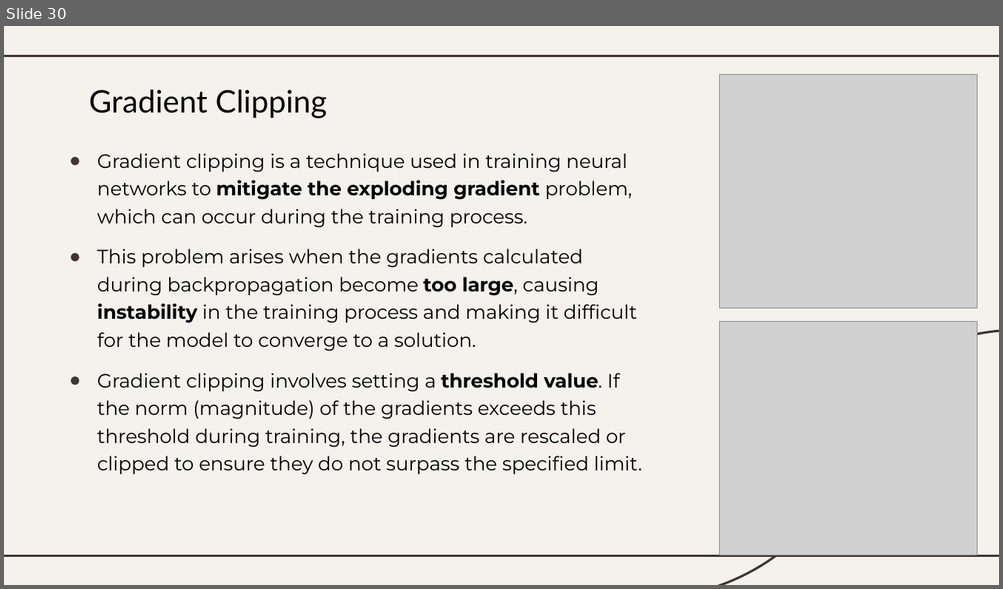
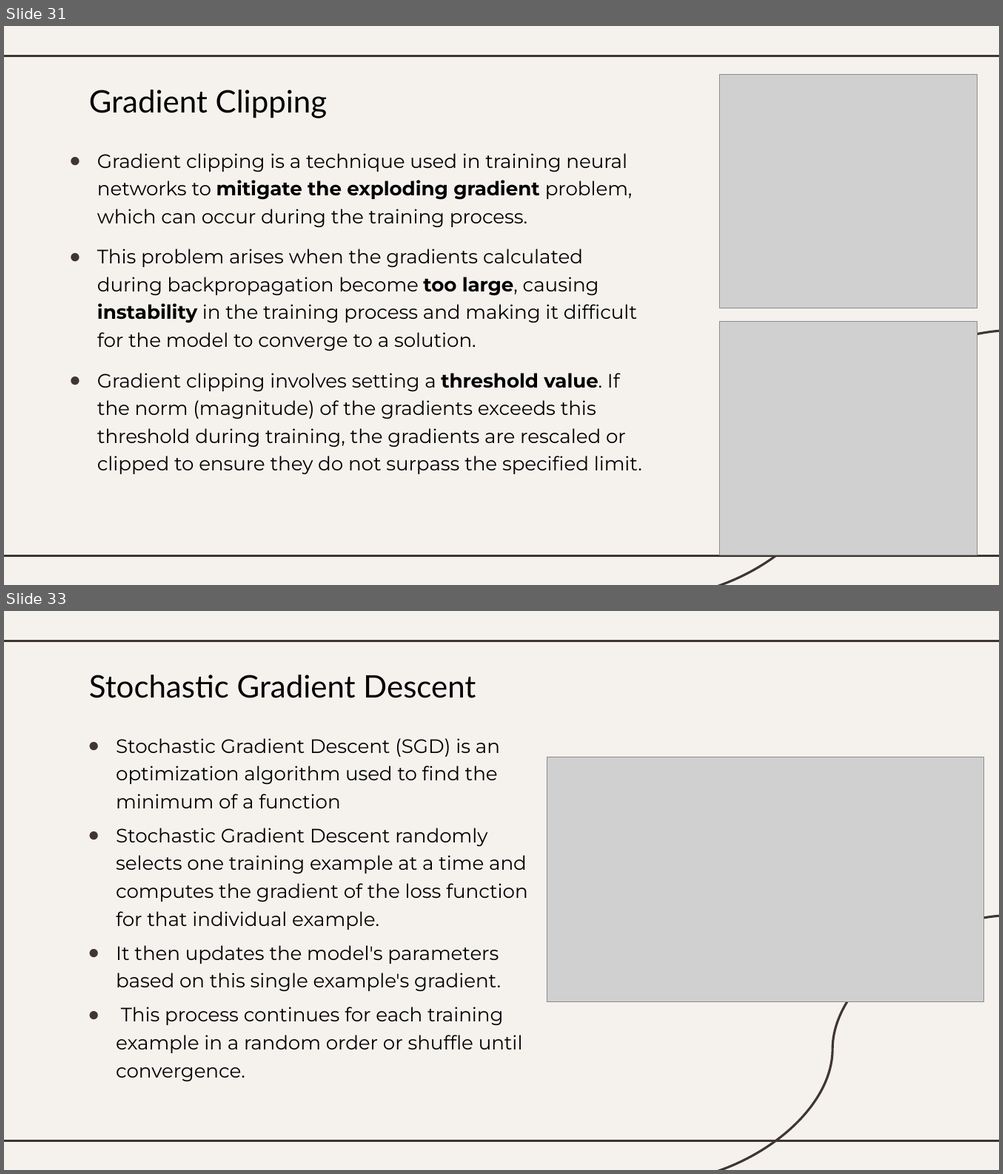
Before and after one commit to ashabilash/Data-Science-Preparation-Guide, a slide deck: slides/Machine Learning Concepts.pptx. Shown one above the other, each under a label of ours: slide 30 before the commit, slides 31 and 33 after it; the slides between them are not shown. The pictures are 1003x589 and 1003x1174 pixels, drawn with LibreOffice and Linux fonts; fonts in the diff are those of the drawing; grey boxes stand for pictures. Boxes give left, top, right and bottom in pixels: in the first picture for what was removed or moved away, otherwise in the second. Text is boxed around its words. In the diff, an @@ line names an element or a change of style, - is before the commit and + after.

```diff
--- a/slides/Machine Learning Concepts.pptx
+++ b/slides/Machine Learning Concepts.pptx
@@ slide 33 added at [4,611,999,1170], background #F5F2EE; not listed: 3 template elements that a slide beside it also shows @@
@@ title added at [89,675,475,698], 30 pt, text #000000 @@
+Stochastic Gradient Descent
@@ subtitle added at [116,738,527,1082], 18.7 pt, text #000000 @@
+● Stochastic Gradient Descent (SGD) is an optimization algorithm used to find the minimum of a function
+● Stochastic Gradient Descent randomly selects one training example at a time and computes the gradient of the loss function for that individual example.
+● It then updates the model's parameters based on this single example's gradient.
+● This process continues for each training example in a random order or shuffle until convergence.
@@ picture added at [547,758,984,1002] @@
@@ what was slide 30 is now slide 31 @@
```
Also in this commit, not shown: 5 other slides added, 21 other files.
